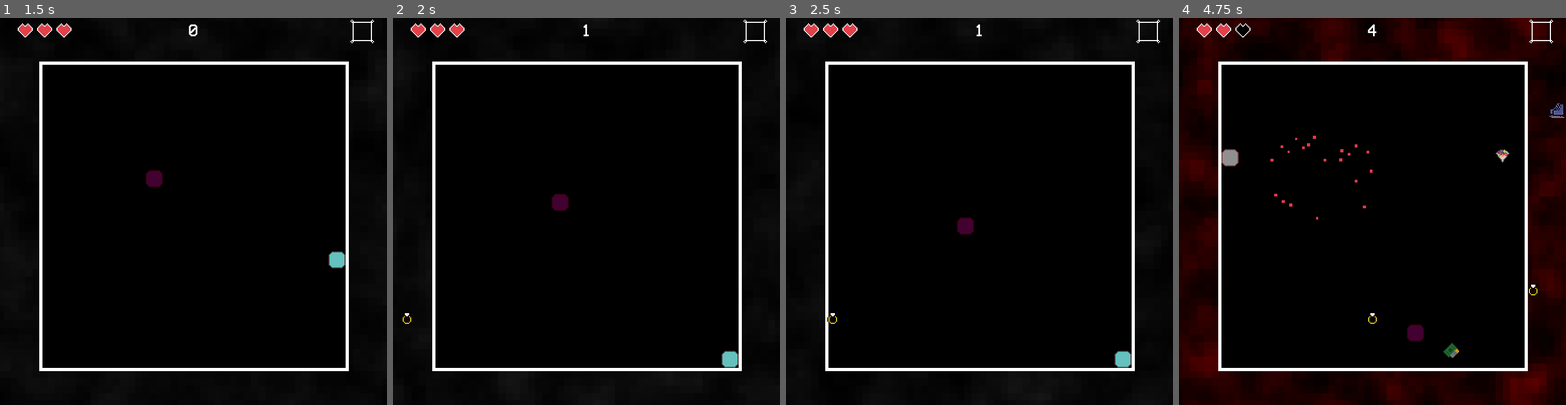
Above: before the commit, frames 1-4 (left to right).
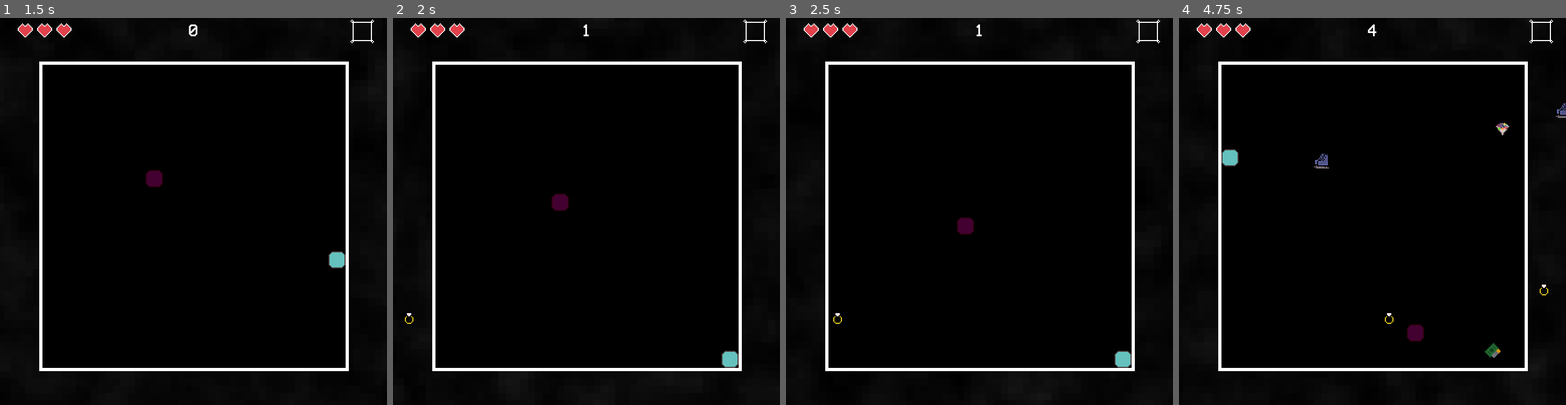
Above: after the commit, the same moments.

Repository: NathanPip/only-one
Game: Godot game, scene res://scenes/game.tscn
Same seed, same stepped clock (60 frames per second), same inputs: the game is played once before the commit and once after it. The engine's default icon, where the game draws it, is replaced by a stand-in: a white triangle on a blue panel in a dark square.
Inputs:
- Up to frame 1 (1.5 s): tap Space (action) at 0.5, 1.35 s; hold D (move_right) 0.53-1.28 s; hold Space (action) 0.53-1.28 s; hold S (move_down) from 1.28 s (still down)
- Up to frame 2 (2 s): keep holding S (move_down)
- Up to frame 3 (2.5 s): release S (move_down) at 2.03 s; hold D (move_right) from 2.03 s (still down); hold Space (action) from 2.03 s (still down)
- Up to frame 4 (4.75 s): release D (move_right) at 2.78 s; release Space (action) at 2.78 s; hold W (move_up) 2.78-3.53 s; tap Space (action) at 2.85, 4.35 s; hold Space (action) 3.53-4.28 s; hold A (move_left) from 3.53 s (still down)

Frame 1 is identical in both runs. In frame 2, less than 0.1% of the frame differs, in the area x 2-6%, y 76-80%; in frame 3, less than 0.1%; in frame 4, 18%, in the area x 0-100%, y 0-100%.

Commit message:
heal_animation

Diff:
--- a/materials/bg.tres
+++ b/materials/bg.tres
@@ -22,6 +22,8 @@
 shader_parameter/speed = 0.09
 shader_parameter/lightness = 0.115
 shader_parameter/pixelate_amt = 53.16
+shader_parameter/heal_color = Color(0.432195, 0.777321, 0.235191, 1)
+shader_parameter/heal_amt = 0.0
 shader_parameter/damage_amt = 0.0
 shader_parameter/flash_amt = 0.5
 shader_parameter/shake_amt = 0.01
--- a/resources/basic_projectile.tres
+++ b/resources/basic_projectile.tres
@@ -10,7 +10,8 @@
 [resource]
 script = ExtResource("1_sqv6l")
 type = 0
-speed_range = Vector2(100, 200)
+damage_amt = 0
+speed_range = Vector2(130, 130)
 instantiation_count = 100
 projectile_scene = ExtResource("1_nskmd")
 additional_sprites = Array[Texture2D]([ExtResource("1_7o2m2"), ExtResource("2_vprbf"), ExtResource("3_vq88j"), ExtResource("4_jmu8y")])
--- a/scenes/player.tscn
+++ b/scenes/player.tscn
@@ -1,14 +1,17 @@
-[gd_scene load_steps=7 format=3 uid="uid://dywcwocgiu6xa"]
+[gd_scene load_steps=8 format=3 uid="uid://dywcwocgiu6xa"]
 
 [ext_resource type="Script" uid="uid://ddmucc4nmioer" path="res://scripts/player.gd" id="1_8ib4f"]
 [ext_resource type="Texture2D" uid="uid://dujl40unr4emm" path="res://sprites/blue_square.png" id="1_phn0w"]
 [ext_resource type="Texture2D" uid="uid://blpqaxq8y00r5" path="res://sprites/blood_particle.png" id="2_qhqgy"]
 [ext_resource type="Shader" uid="uid://cs15daf8gjshf" path="res://shaders/player_shader.gdshader" id="3_dqkch"]
+[ext_resource type="Texture2D" uid="uid://cc6ssowt6d3jq" path="res://sprites/health_particle.png" id="5_qlg0r"]
 
 [sub_resource type="ShaderMaterial" id="ShaderMaterial_qlg0r"]
 shader = ExtResource("3_dqkch")
 shader_parameter/damage_color = Color(0.819125, 0.273332, 0.302907, 1)
 shader_parameter/damage_amt = 0.0
+shader_parameter/heal_color = Color(0.379373, 0.807161, 0.237243, 1)
+shader_parameter/heal_amt = 0.0
 
 [sub_resource type="RectangleShape2D" id="RectangleShape2D_xltji"]
 size = Vector2(48, 48)
@@ -35,6 +38,18 @@
 scale = Vector2(3, 3)
 texture = ExtResource("1_phn0w")
 
+[node name="Health_Particles" type="CPUParticles2D" parent="."]
+emitting = false
+texture = ExtResource("5_qlg0r")
+lifetime = 4.0
+one_shot = true
+explosiveness = 0.79
+spread = 148.3
+gravity = Vector2(0, -350)
+initial_velocity_min = 50.0
+initial_velocity_max = 75.0
+color = Color(0.290889, 0.947604, 0.230617, 1)
+
 [node name="CollisionShape2D" type="CollisionShape2D" parent="."]
 shape = SubResource("RectangleShape2D_xltji")
 
--- a/scripts/game.gd
+++ b/scripts/game.gd
@@ -42,8 +42,8 @@
 			Globals.take_damage(1)
 		elif proj.type == Globals.projectile_type.EX_PROJECTILE:
 			Globals.take_damage(1)
-	elif proj.type == Globals.projectile_type.HEART_UP_PROJECTILE:
-		Globals.health += 1
+	if proj.type == Globals.projectile_type.HEART_UP_PROJECTILE:
+		Globals.heal(1)
 	if powerups_map.has(proj.type):
 		player.set_power_up(powerups_map[proj.type].inst)
 		Globals.change_powerup.emit(proj.texture)
@@ -70,6 +70,7 @@
 	var proj_res = projectiles_map[Globals.projectile_type.BASIC_PROJECTILE]
 	var proj = proj_res.ready_projectiles.pop_front()
 	if proj != null:
+		print(proj_res.speed_range)
 		spawner.prepare_projectile(proj, proj_res.speed_range*Globals.game_speed)
 		spawn_projectile(proj)
 	var rand = randf_range(proj_wait_range.x/Globals.game_speed, proj_wait_range.y/Globals.game_speed)
--- a/scripts/globals.gd
+++ b/scripts/globals.gd
@@ -7,7 +7,8 @@
 signal change_powerup(tex: Texture2D)
 signal change_gamestate(state: GameStateEnum)
 signal damage_anim_playing(amt: float)
-
+signal heal_anim_playing(amt: float)
+signal healed
 
 enum power_up_type {INVULNERABLE}
 enum projectile_type {BASIC_PROJECTILE, EX_PROJECTILE, INVULNERABLE_PROJECTILE, HEART_UP_PROJECTILE}
@@ -30,6 +31,11 @@
 	get:
 		return health
 
+func heal(amount: int):
+	health += amount
+	healed.emit()
+	heal_anim_time = starting_heal_anim_time
+
 func take_damage(amount: int):
 	health -= amount
 	damage_taken.emit()
@@ -41,6 +47,8 @@
 var score: float = 0
 var starting_damage_anim_time: float = 1
 var damage_anim_time: float = 0
+var starting_heal_anim_time: float = 1
+var heal_anim_time: float = 0
 var next_second: int
 var game_node: Game
 var game_over_node: Control
@@ -73,9 +81,14 @@
 
 func play_damage_anim():
 	var anim_amt = sin(damage_anim_time*PI)
-	print(anim_amt)
 	background.material.set_shader_parameter("damage_amt", anim_amt)
 	damage_anim_playing.emit(anim_amt)
+	pass
+
+func play_heal_anim():
+	var anim_amt = sin(heal_anim_time*PI)
+	background.material.set_shader_parameter("heal_amt", anim_amt)
+	heal_anim_playing.emit(anim_amt)
 	pass
 
 func restart():
@@ -98,6 +111,9 @@
 	if damage_anim_time >= 0:
 		play_damage_anim()
 		damage_anim_time -= delta
+	if heal_anim_time >= 0:
+		play_heal_anim()
+		heal_anim_time -= delta
 	update_music(music_streams)
 	score += delta
 	if score >= next_second:
--- a/scripts/player.gd
+++ b/scripts/player.gd
@@ -8,6 +8,7 @@
 var timer: Timer
 var sprite: Sprite2D
 var blood_particle: CPUParticles2D
+var health_particle: CPUParticles2D
 var current_power_up: PowerUp
 var power_up_timer: float = 0:
 	set(val):
@@ -29,10 +30,17 @@
 func play_damage_anim(amt: float):
 	sprite.material.set_shader_parameter("damage_amt", amt*.4)
 
+func play_heal_anim(amt: float):
+	sprite.material.set_shader_parameter("heal_amt", amt*.4)
+
 func inv_timeout():
 	invulnerable = false
 	blood_particle.emitting = false
 	timer.wait_time = damage_inv_time
+
+func heal():
+	health_particle.restart()
+	health_particle.emitting = true
 
 func take_damage():
 	invulnerable = true
@@ -73,11 +81,13 @@
 	timer = get_node("Damage_Timer")
 	sprite = get_node("Sprite2D")
 	blood_particle = get_node("Blood_Particle")
+	health_particle = get_node("Health_Particles")
 	timer.wait_time = damage_inv_time
 	timer.timeout.connect(inv_timeout)
 	Globals.reset_game.connect(reset)
 	Globals.damage_taken.connect(take_damage)
 	Globals.damage_anim_playing.connect(play_damage_anim)
+	Globals.healed.connect(heal)
 
 func _process(delta: float) -> void:
 	if power_up_active:
--- a/shaders/bg.gdshader
+++ b/shaders/bg.gdshader
@@ -6,6 +6,8 @@
 uniform float speed;
 uniform float lightness = .2f;
 uniform float pixelate_amt;
+uniform vec4 heal_color: source_color;
+uniform float heal_amt = 0;
 uniform float damage_amt = 0;
 uniform float flash_amt = .2;
 uniform float shake_amt = 5;
@@ -28,7 +30,7 @@
 	vec2 pixel_uv = round(UV * pixelate_amt)/pixelate_amt;
 	vec4 noise_tex = texture(noise, vec2(pixel_uv.x - TIME * speed + remap(sin(PI*(damage_amt * shake_speed)), 0.f, 1.f, -shake_amt, shake_amt), pixel_uv.y + TIME * speed - remap(sin(PI*(damage_amt * shake_speed)-PI/2.f), 0.f, 1.f, -shake_amt, shake_amt)));
 	vec4 noise_tex2 = texture(noise2, vec2(pixel_uv.x + TIME * speed + remap(sin(PI*(damage_amt * shake_speed)), 0.f, 1.f, -shake_amt, shake_amt), pixel_uv.y - TIME * speed - remap(sin(PI*(damage_amt * shake_speed)-PI/2.f), 0.f, 1.f, -shake_amt, shake_amt)));
-	vec4 noise_combine = noise_tex * noise_tex2 * mix(lightness, flash_amt, damage_amt) * mix(vec4(1), damage_color, damage_amt);
+	vec4 noise_combine = noise_tex * noise_tex2 * mix(lightness, flash_amt, damage_amt + heal_amt) * mix(vec4(1), damage_color, damage_amt) * mix(vec4(1), heal_color, heal_amt);
 	noise_combine.a = 1.f;
 	COLOR = noise_combine;
 	// Called for every pixel the material is visible on.
--- a/shaders/player_shader.gdshader
+++ b/shaders/player_shader.gdshader
@@ -2,13 +2,15 @@
 
 uniform vec3 damage_color: source_color;
 uniform float damage_amt = 0;
+uniform vec3 heal_color: source_color;
+uniform float heal_amt = 0;
 
 void vertex() {
 	// Called for every vertex the material is visible on.
 }
 
 void fragment() {
-	COLOR = mix(COLOR, vec4(damage_color, COLOR.a), damage_amt);
+	COLOR = mix(mix(COLOR, vec4(damage_color, COLOR.a), damage_amt), vec4(heal_color, COLOR.a), heal_amt);
 	// Called for every pixel the material is visible on.
 }
 
Binary file added: sprites/health_particle.png
Not shown, added: sprites/health_particle.png.import
